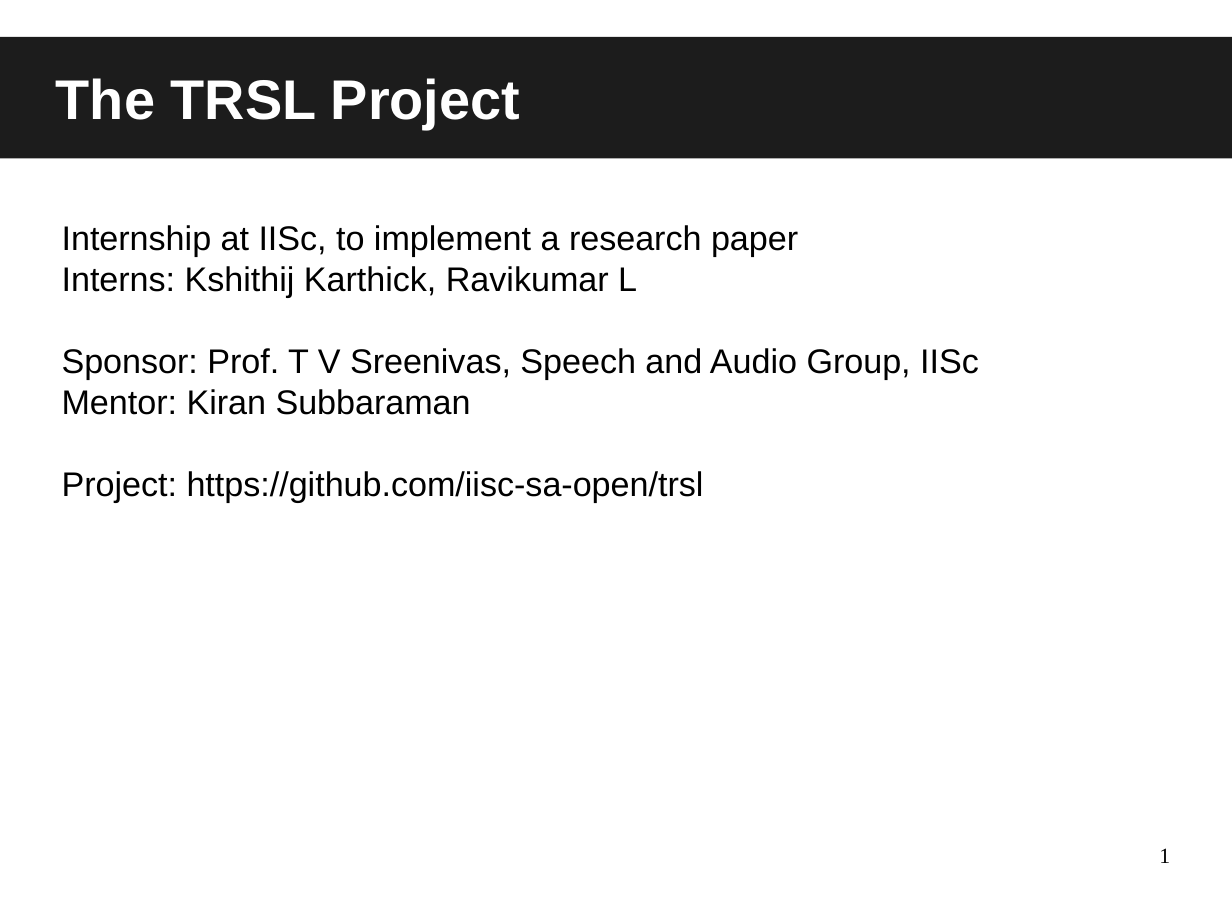
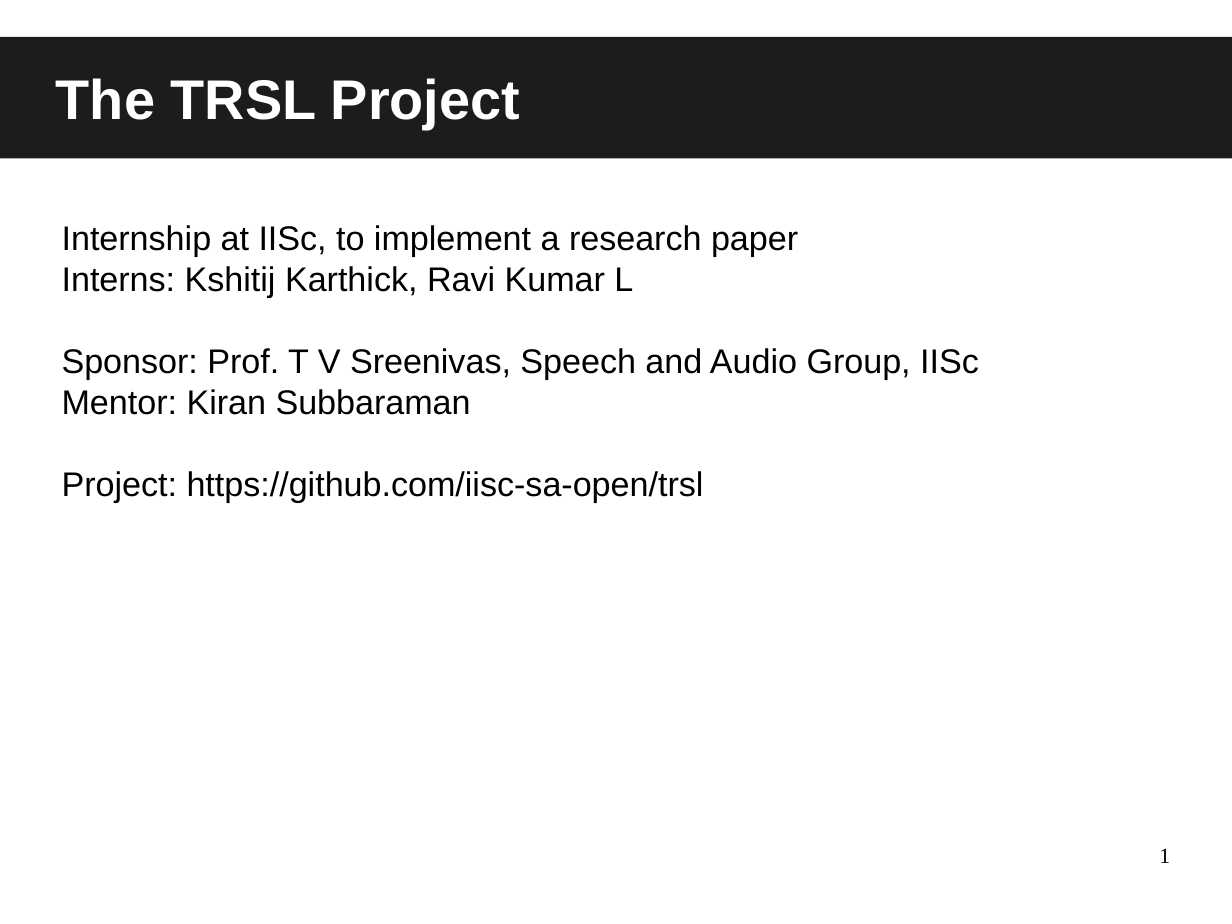
Before and after one commit to iisc-sa-open/trsl, a slide deck: slide 1 of presentations/trsl_project.odp. Drawn at 1232x924 pixels with LibreOffice and Linux fonts; fonts in the diff are those of the drawing. Boxes give left, top, right and bottom in pixels: in the first picture for what was removed or moved away, otherwise in the second. Text is boxed around its words. In the diff, an @@ line names an element or a change of style, - is before the commit and + after.

Commit message:
Presentations update

```diff
--- a/presentations/trsl_project.odp
+++ b/presentations/trsl_project.odp
@@ subtitle at [62, 266, 633, 297]: text changed @@
-Interns: Kshithij Karthick, Ravikumar L
+Interns: Kshitij Karthick, Ravi Kumar L
```
Also in this commit, not shown: 1 other slide changed, 1 other file.
